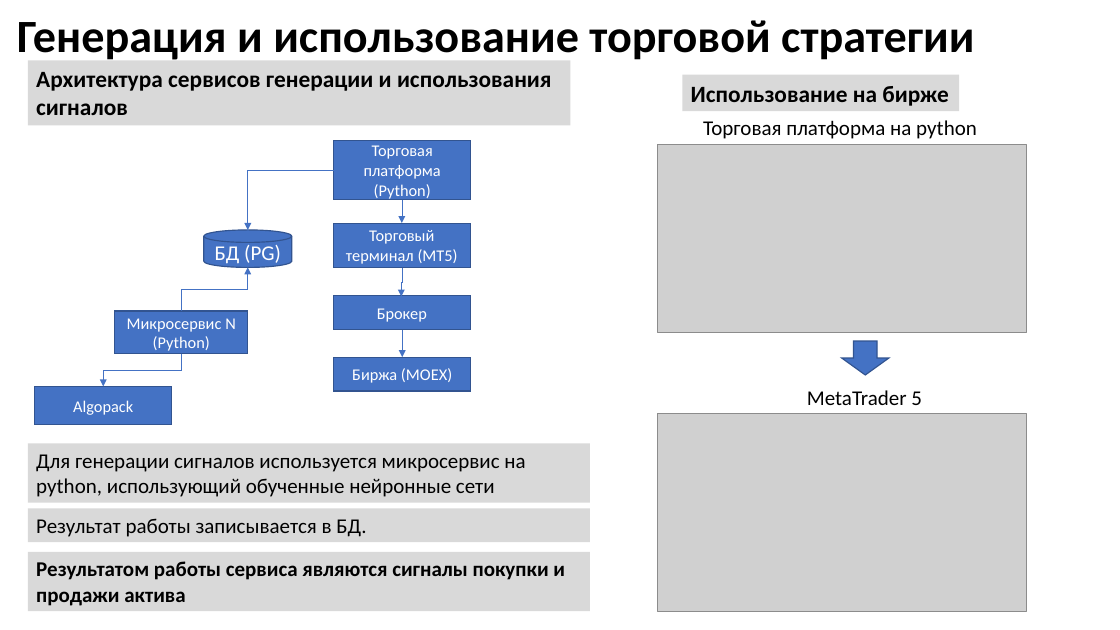
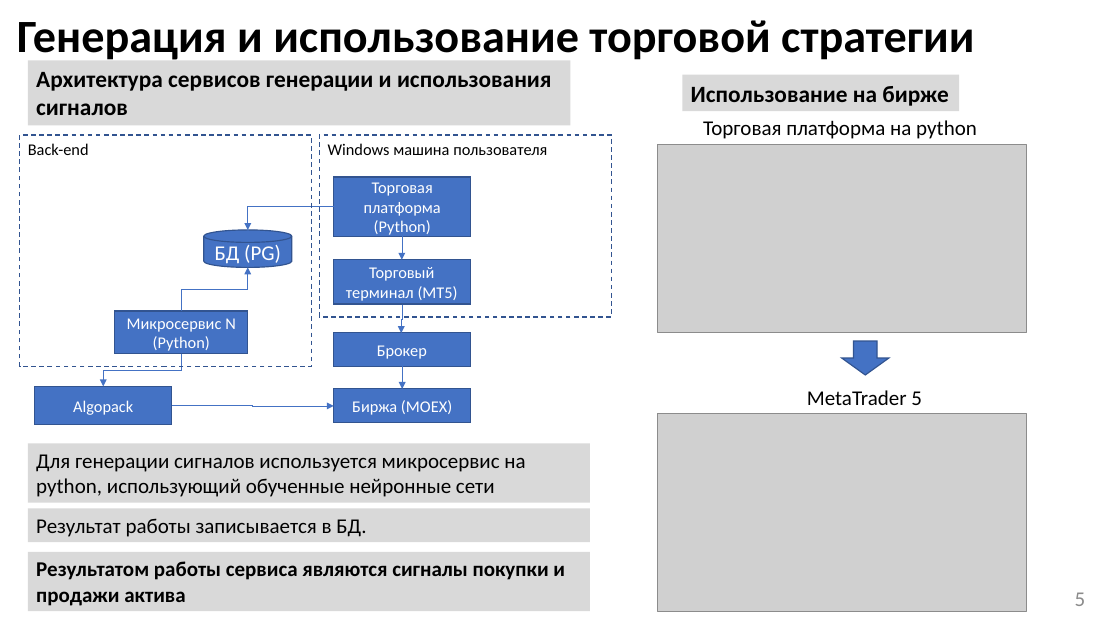
Before and after one commit to suenot/powerlife000-moex_hackaton, a slide deck: slide 5 of info/NullPointerExeption v1.pptx. Drawn at 1120x630 pixels with LibreOffice and Linux fonts; fonts in the diff are those of the drawing; grey boxes stand for pictures. Boxes give left, top, right and bottom in pixels: in the first picture for what was removed or moved away, otherwise in the second. Text is boxed around its words. In the diff, an @@ line names an element or a change of style, - is before the commit and + after.

```diff
--- a/info/NullPointerExeption v1.pptx
+++ b/info/NullPointerExeption v1.pptx
@@ rectangle added at bbox=[19, 135, 312, 367], outline #325491 1 pt dashed, 14 pt, text #000000 @@
+Back-end
@@ rectangle added at bbox=[319, 135, 612, 318], outline #325491 1 pt dashed, 14 pt, text #000000 @@
+Windows машина пользователя
@@ elbow arrow moved from (334, 170) - (248, 230) to (334, 207) - (248, 230) @@
@@ 3 rectangles, 2 elbow arrows: place and size @@
-3 rectangles, 2 elbow arrows at bbox=[334, 140, 471, 329]
+3 rectangles, 2 elbow arrows at bbox=[334, 177, 471, 366]
@@ rectangle "Биржа (MOEX)": place and size @@
-rectangle "Биржа (MOEX)" at bbox=[334, 357, 471, 391]
+rectangle "Биржа (MOEX)" at bbox=[334, 389, 471, 423]
@@ elbow arrow moved from (402, 330) - (402, 357) to (402, 366) - (402, 389) @@
@@ elbow arrow added from (171, 406) to (334, 406), #4472C4 0.5 pt @@
@@ page number added at bbox=[1075, 592, 1086, 606], 18 pt, text #8C8C8C @@
+5
```
Also in this commit, not shown: 3 other slides changed, 1 slide added, 2 other files.
